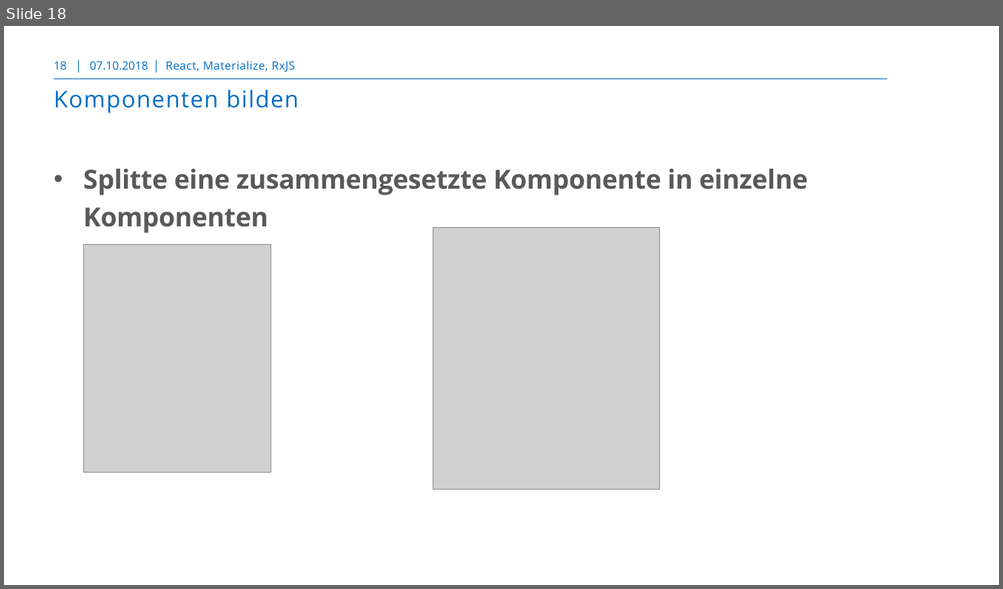
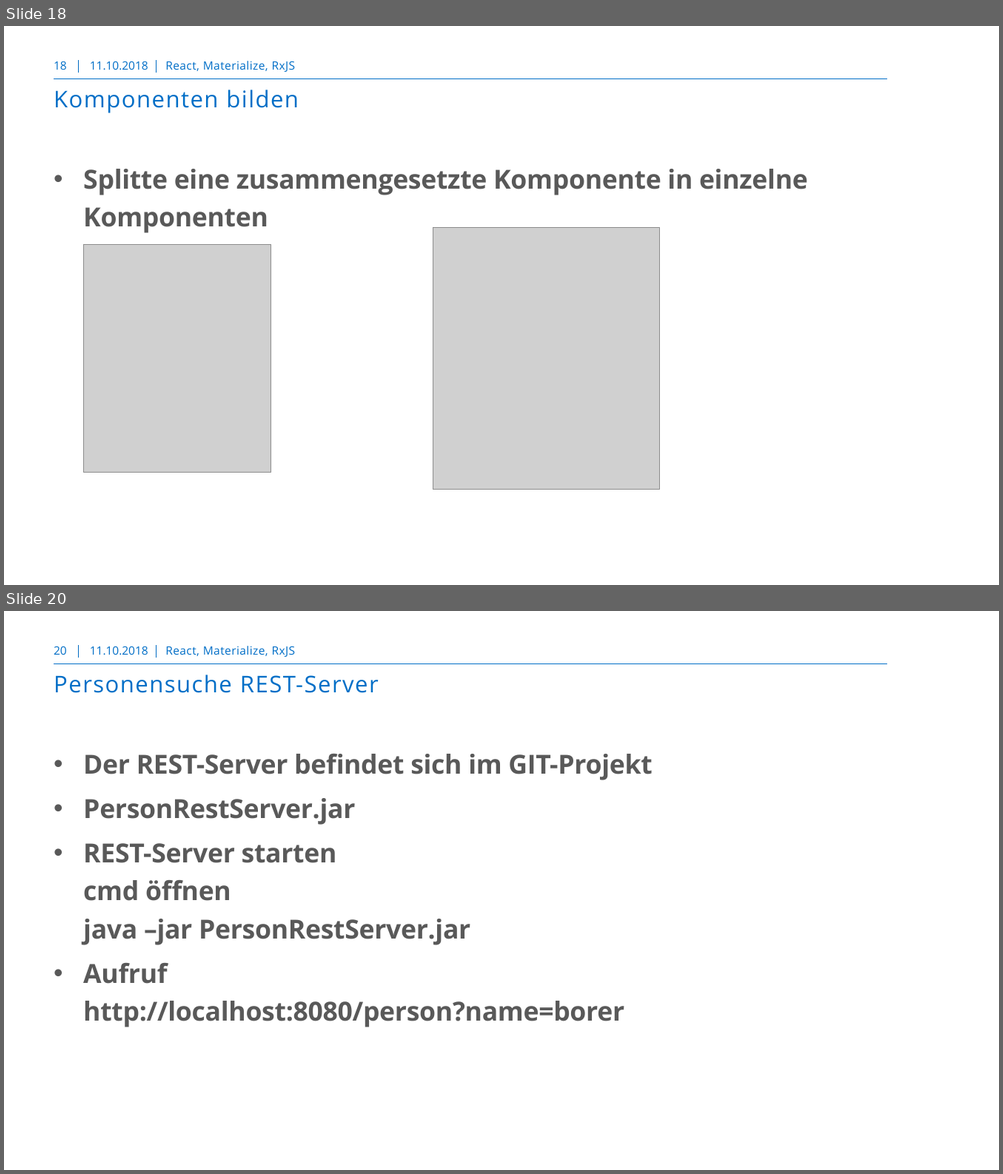
Before and after one commit to markusborer/ReactSample, a slide deck: React.pptx. Shown one above the other, each under a label of ours: slide 18 before the commit, slides 18 and 20 after it; the slides between them are not shown. The pictures are 1003x589 and 1003x1174 pixels, drawn with LibreOffice and Linux fonts; fonts in the diff are those of the drawing; grey boxes stand for pictures; background and template pictures are left out. Boxes give left, top, right and bottom in pixels: in the first picture for what was removed or moved away, otherwise in the second. Text is boxed around its words. In the diff, an @@ line names an element or a change of style, - is before the commit and + after.

```diff
--- a/React.pptx
+++ b/React.pptx
@@ slide 20 added at [4,611,999,1170], background #FFFFFF; not listed: 3 template elements that a slide beside it also shows @@
@@ page number added at [54,646,67,655], 10.5 pt, text #006EC7 @@
+20
@@ text added at [90,646,148,655], 10.5 pt, text #006EC7 @@
+11.10.2018
@@ text added at [165,646,296,657], 10.5 pt, text #006EC7 @@
+React, Materialize, RxJS
@@ title added at [54,675,378,693], 21 pt, text #006EC7 @@
+Personensuche REST-Server
@@ text added at [83,754,652,1028], 24 pt, text #595959, bold @@
+• Der REST-Server befindet sich im GIT-Projekt
+• PersonRestServer.jar
+• REST-Server starten
+  cmd öffnen
+  java –jar PersonRestServer.jar
+• Aufruf
+  http://localhost:8080/person?name=borer
@@ slide 18 changed as well @@
@@ text at [90,61,148,70]: text changed @@
-07.10.2018
+11.10.2018
```
Also in this commit, not shown: 18 other slides changed, 4 other slides added, 1 other file.
